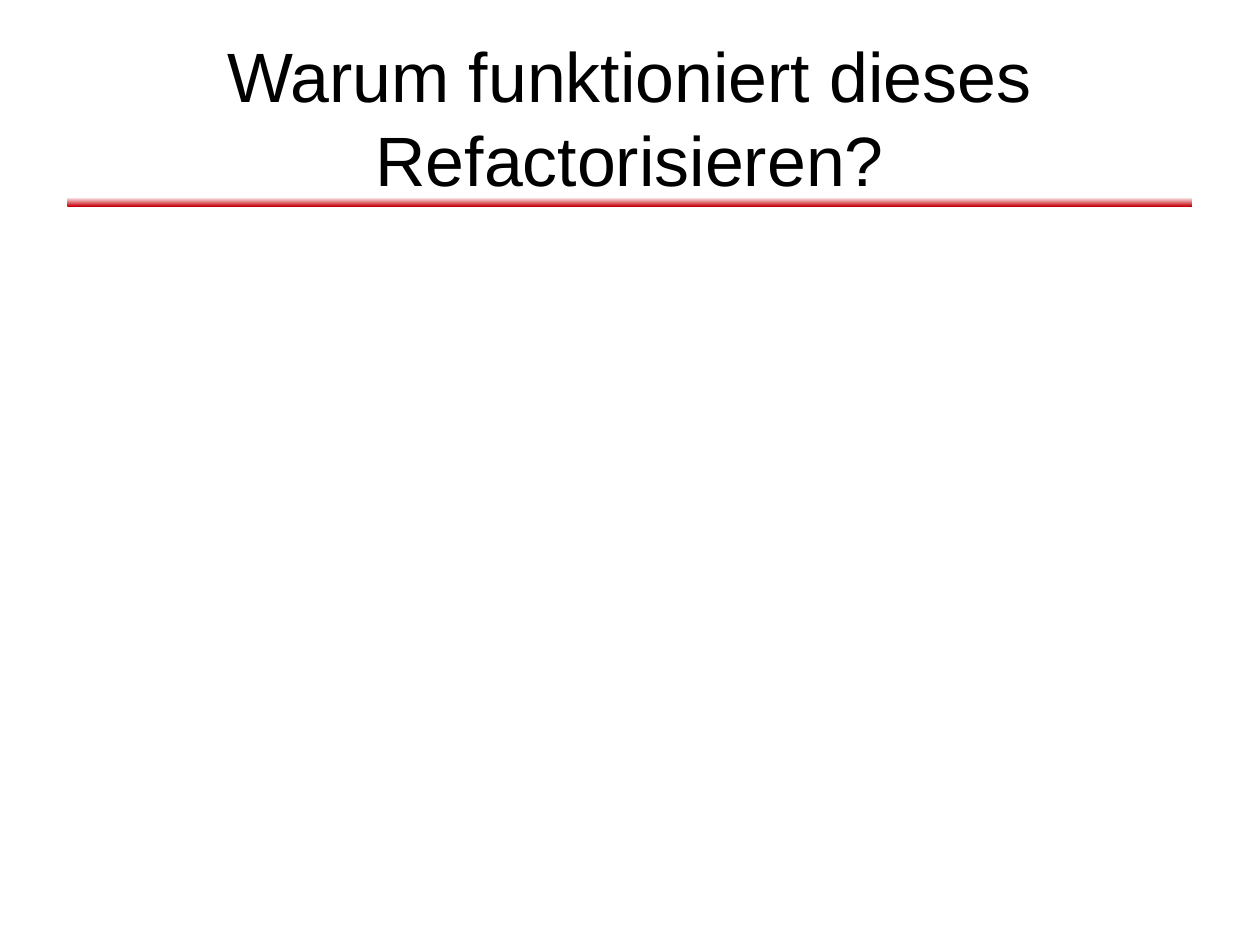
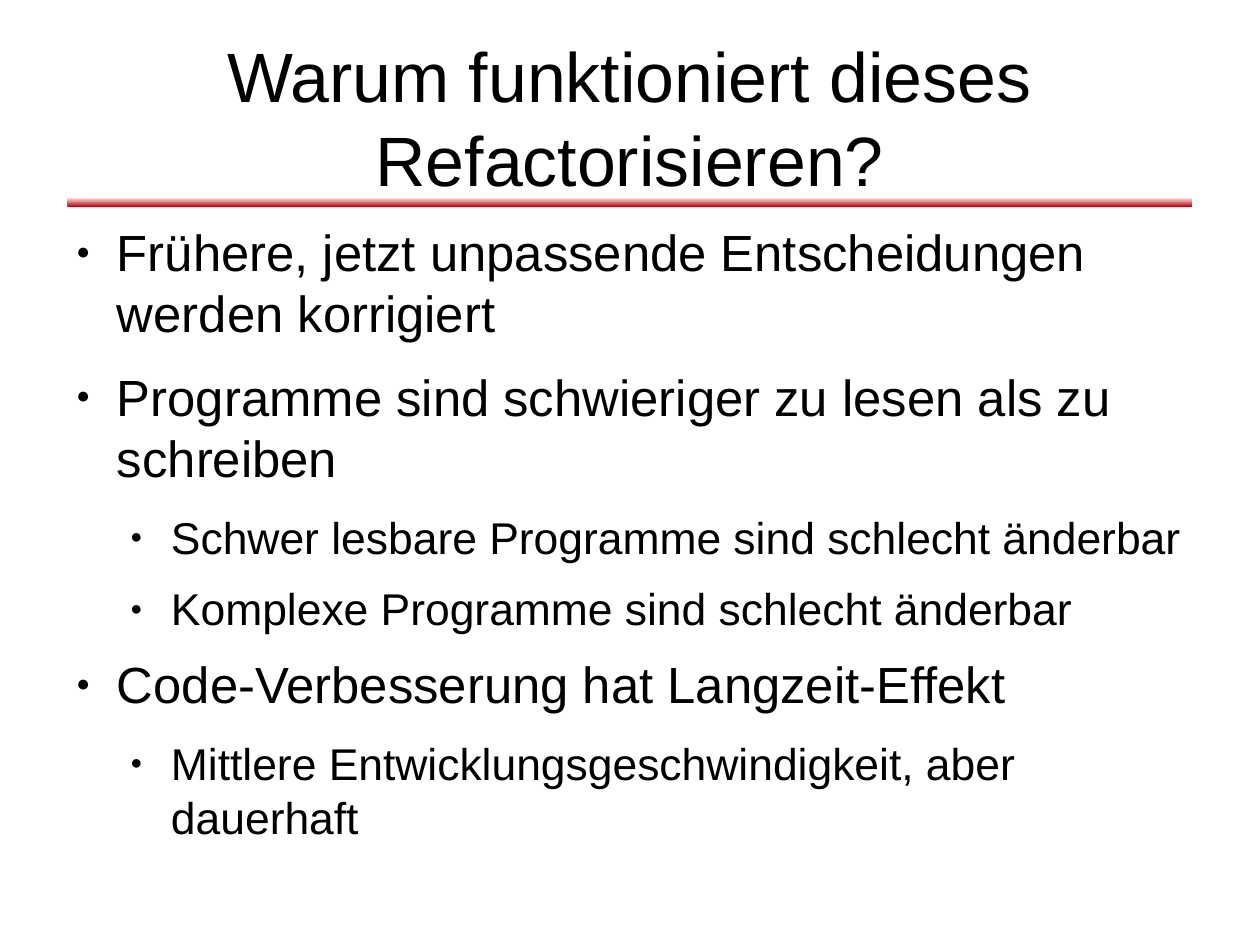
Before and after one commit to dlindner/vorlesung-se2-dhbw, a slide deck: slide 12 of added_2010/Refactoring (2010).odp. Drawn at 1260x945 pixels with LibreOffice and Linux fonts; fonts in the diff are those of the drawing; background and template pictures are left out. Boxes give left, top, right and bottom in pixels: in the first picture for what was removed or moved away, otherwise in the second. Text is boxed around its words. In the diff, an @@ line names an element or a change of style, - is before the commit and + after.

```diff
--- a/added_2010/Refactoring (2010).odp
+++ b/added_2010/Refactoring (2010).odp
@@ text added at bbox=[117, 234, 1180, 835], 32 pt, text #000000 @@
+● Frühere, jetzt unpassende Entscheidungen werden korrigiert
+● Programme sind schwieriger zu lesen als zu schreiben
+  ● Schwer lesbare Programme sind schlecht änderbar
+  ● Komplexe Programme sind schlecht änderbar
+● Code-Verbesserung hat Langzeit-Effekt
+  ● Mittlere Entwicklungsgeschwindigkeit, aber dauerhaft
```
Also in this commit, not shown: 8 other slides changed, 2 slides added, 1 slide removed, 1 other file.
